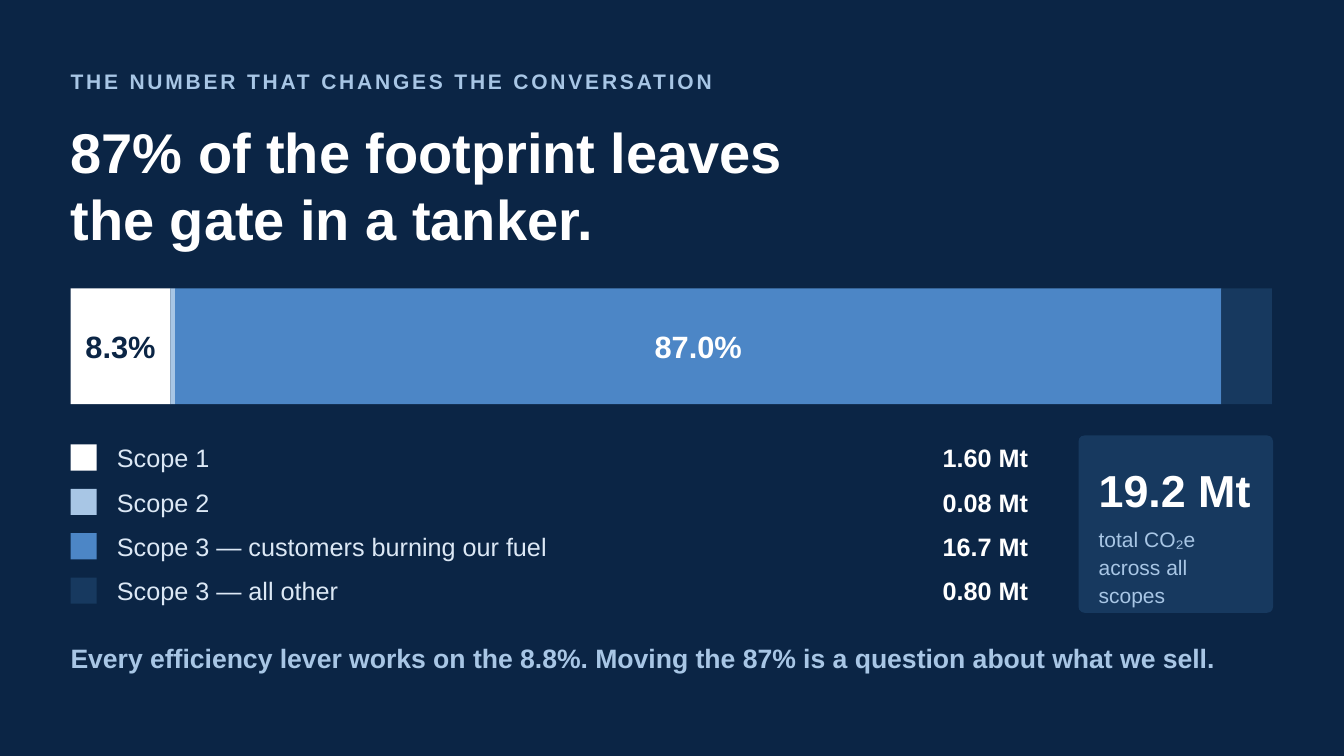
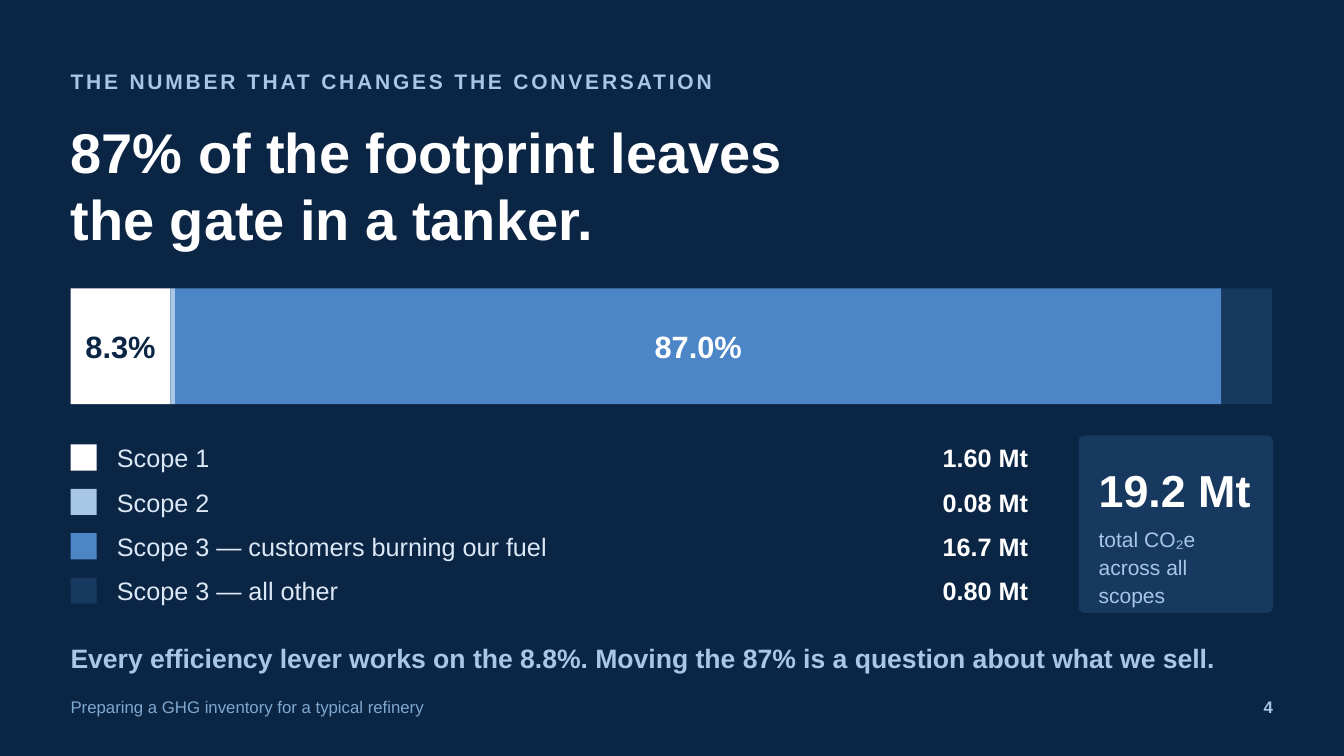
Before and after one commit to m-ichayah/Automations, a slide deck: slide 4 of dist/GHG-Inventory-Slides.pptx. Drawn at 1344x756 pixels with LibreOffice and Linux fonts; fonts in the diff are those of the drawing. Boxes give left, top, right and bottom in pixels: in the first picture for what was removed or moved away, otherwise in the second. Text is boxed around its words. In the diff, an @@ line names an element or a change of style, - is before the commit and + after.

```diff
--- a/dist/GHG-Inventory-Slides.pptx
+++ b/dist/GHG-Inventory-Slides.pptx
@@ text added at (x1=71, y1=701, x2=424, y2=717), 12 pt, text #7FA8CE @@
+Preparing a GHG inventory for a typical refinery
@@ text added at (x1=1264, y1=701, x2=1273, y2=713), 12 pt, text #A8C6E5, bold @@
+4
```
Also in this commit, not shown: 10 other files.
